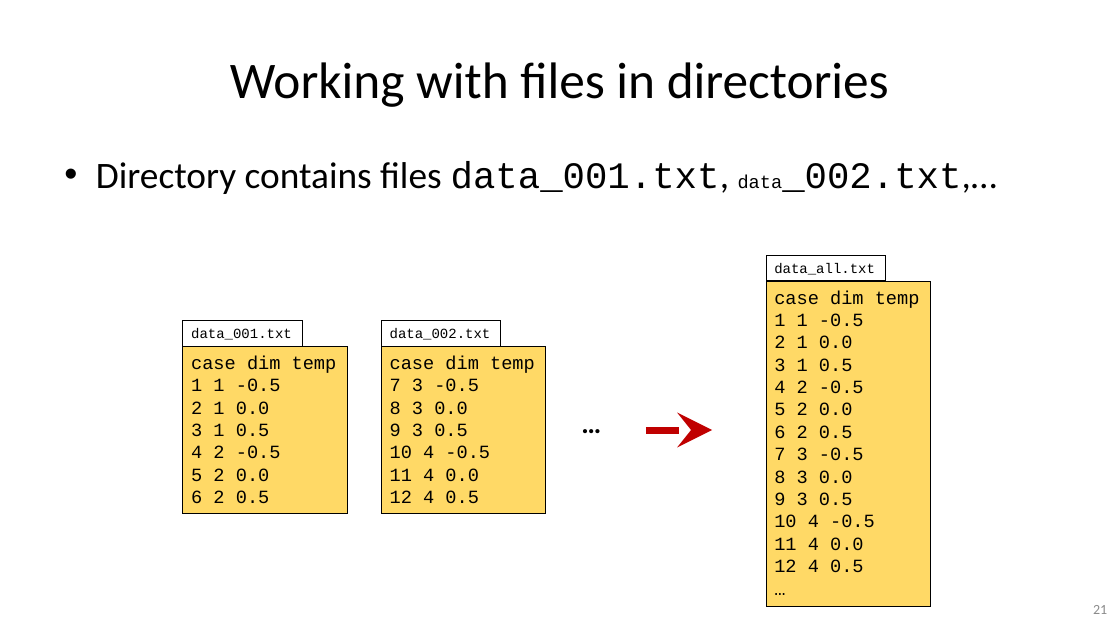
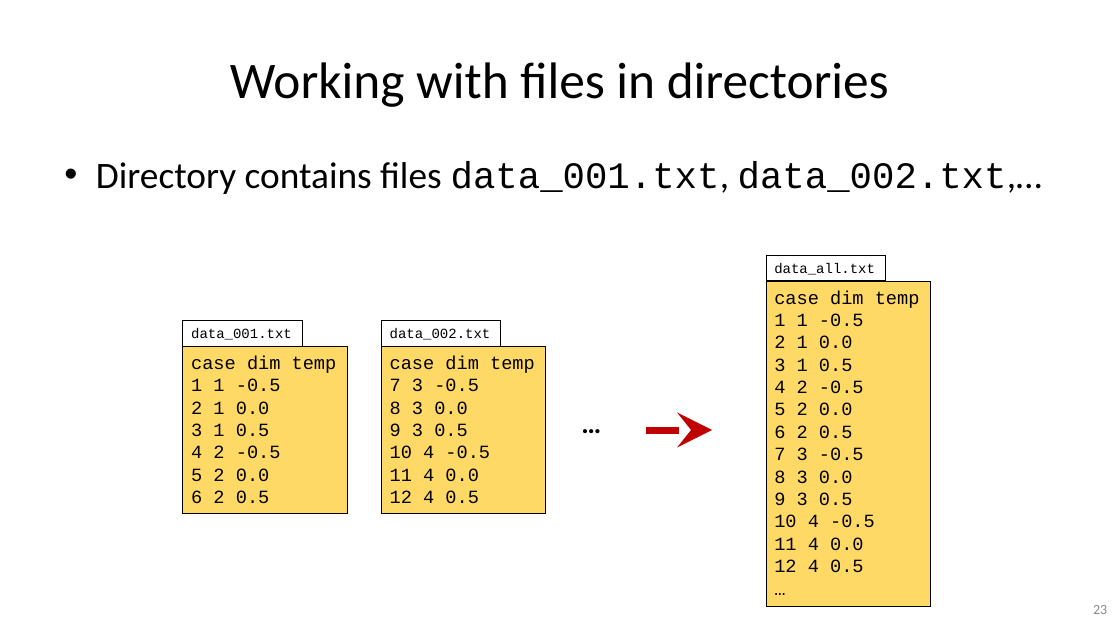
Before and after one commit to gjbex/Python-for-systems-programming, a slide deck: slide 23 of python_for_systems_programming.pptx (slide 21 before the commit). Drawn at 1120x630 pixels with LibreOffice and Linux fonts; fonts in the diff are those of the drawing. Boxes give left, top, right and bottom in pixels: in the first picture for what was removed or moved away, otherwise in the second. Text is boxed around its words. In the diff, an @@ line names an element or a change of style, - is before the commit and + after.

```diff
--- a/python_for_systems_programming.pptx
+++ b/python_for_systems_programming.pptx
@@ text "Directory contains files data_001.txt, data_002.txt,…" at (96, 161, 1042, 194): size 16 to 32 pt in "data_002.txt,…" @@
@@ page number at (1093, 605, 1107, 614): text changed @@
-21
+23
```
Also in this commit, not shown: 5 other slides changed, 2 slides added.
